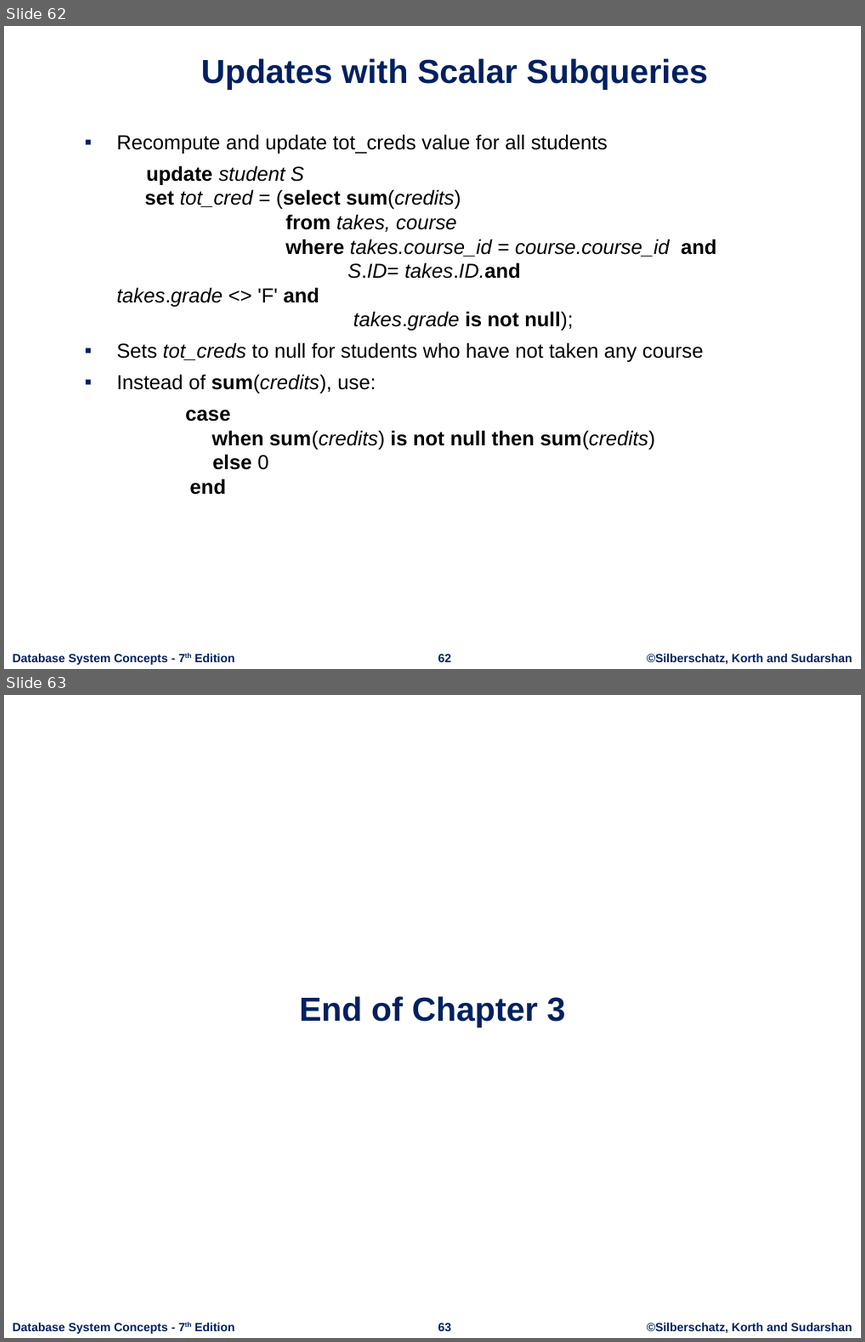
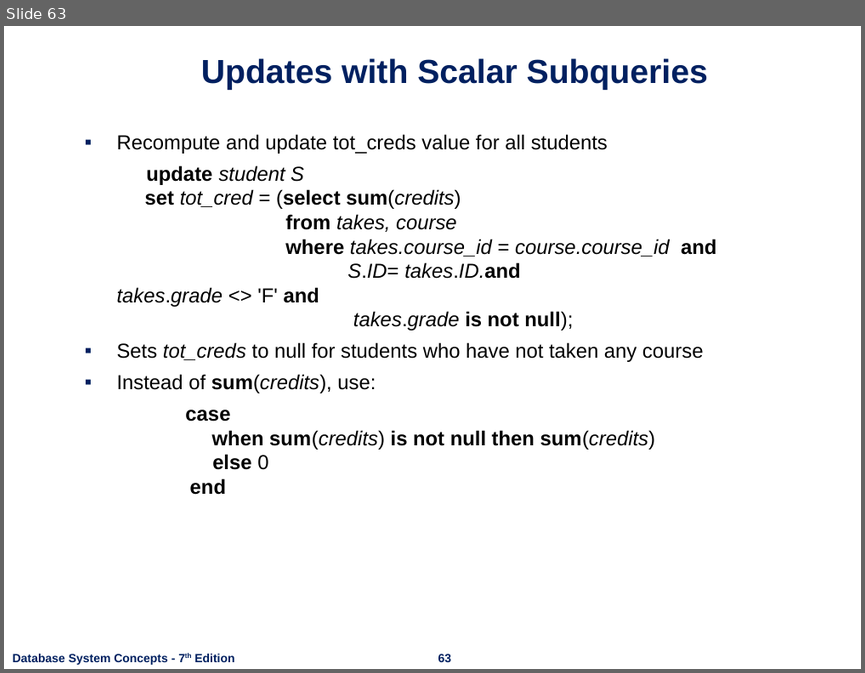
Before and after one commit to nashurgessa/DB-practices, a slide deck: Slides/L8-10 Introduction SQL.pptx. Shown one above the other, each under a label of ours: slides 62 and 63 before the commit, slide 63 after it. The pictures are 865x1342 and 865x673 pixels, drawn with LibreOffice and Linux fonts; fonts in the diff are those of the drawing; background and template pictures are left out. Boxes give left, top, right and bottom in pixels: in the first picture for what was removed or moved away, otherwise in the second. Text is boxed around its words. In the diff, an @@ line names an element or a change of style, - is before the commit and + after.

```diff
--- a/Slides/L8-10 Introduction SQL.pptx
+++ b/Slides/L8-10 Introduction SQL.pptx
@@ slide 63 removed at (4,695,861,1338), background #FFFFFF; not listed: 3 template elements that a slide beside it also shows @@
@@ title removed at (299,996,566,1027) @@
-End of Chapter 3
@@ what was slide 62 is now slide 63 @@
@@ slide 63 changed as well @@
@@ text removed at (647,653,852,664) @@
-©Silberschatz, Korth and Sudarshan
```
Also in this commit, not shown: 60 other slides changed, 1 slide added, 6 other files.
